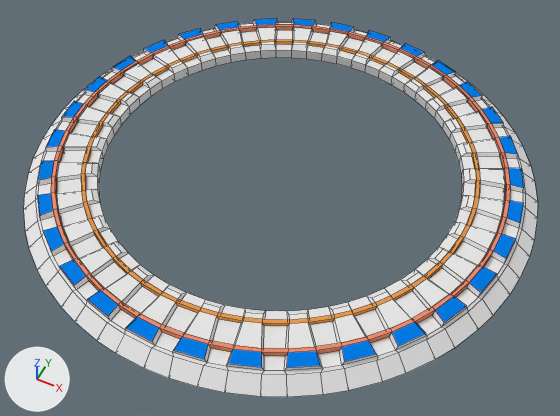
A saved change to the Blender file stargate01.blend.
One viewpoint serves both versions: a 50 mm camera at (2.18, -4.38, 4.93) aimed at (0.13, -0.26, -0.21). The axes (+X, +Y, +Z) are drawn at lower left. The lights are the same throughout. Mesh edges are drawn as thin lines.

In view in the first picture: 'StargateGate', 'StargateRing'.
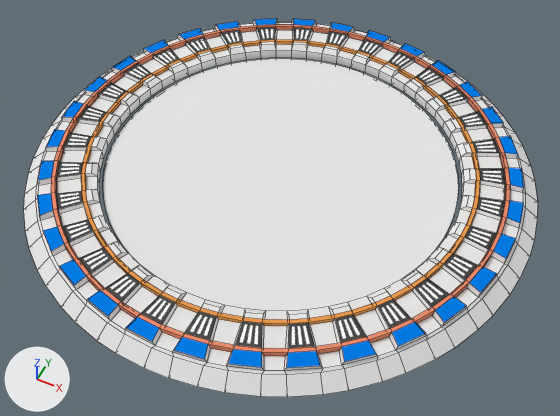
What differs and where, as boxes (x1, y1, x2, y2) in the pictures (560 x 416 px):
'StargateRing', surface changed (white to grey)
    both: (56, 27, 505, 348)
part 1 of me_staregategate, added
    after: (103, 59, 459, 311)

Edits to the bpy script that builds the scene:
```text
Add img_chevrons_png:
    img_chevrons_png = load_image('Chevrons.png', 'chevrons.png', 500, 500, 'sRGB')
Change mat_04_faceup:
    remove mat_04_faceup.base_color = (0.8, 0.8, 0.8)  # white #e7e7e7
    mat_04_faceup: diffuse_material('04-FaceUp') -> principled_material('04-FaceUp')
    add mat_04_faceup.texture = img_chevrons_png
Change me_staregategate:
    where me_staregategate.from_pydata(...)  # 576 vertices, 576 faces; spans x -2.24..2.24, y -2.24..2.24, z -0.03..0.14
    used by ob_stargategate; location = (0.0, 0.0, 0.0)
    me_staregategate part 1: a new loose piece, a 64-sided cylinder along z spanning x -1.567..1.567, y -1.567..1.567, z -0.012..0.012, in mat_02_teleporterring (white #e7e7e7)
    add me_staregategate.materials.append(mat_02_teleporterring)  # white #e7e7e7
```
